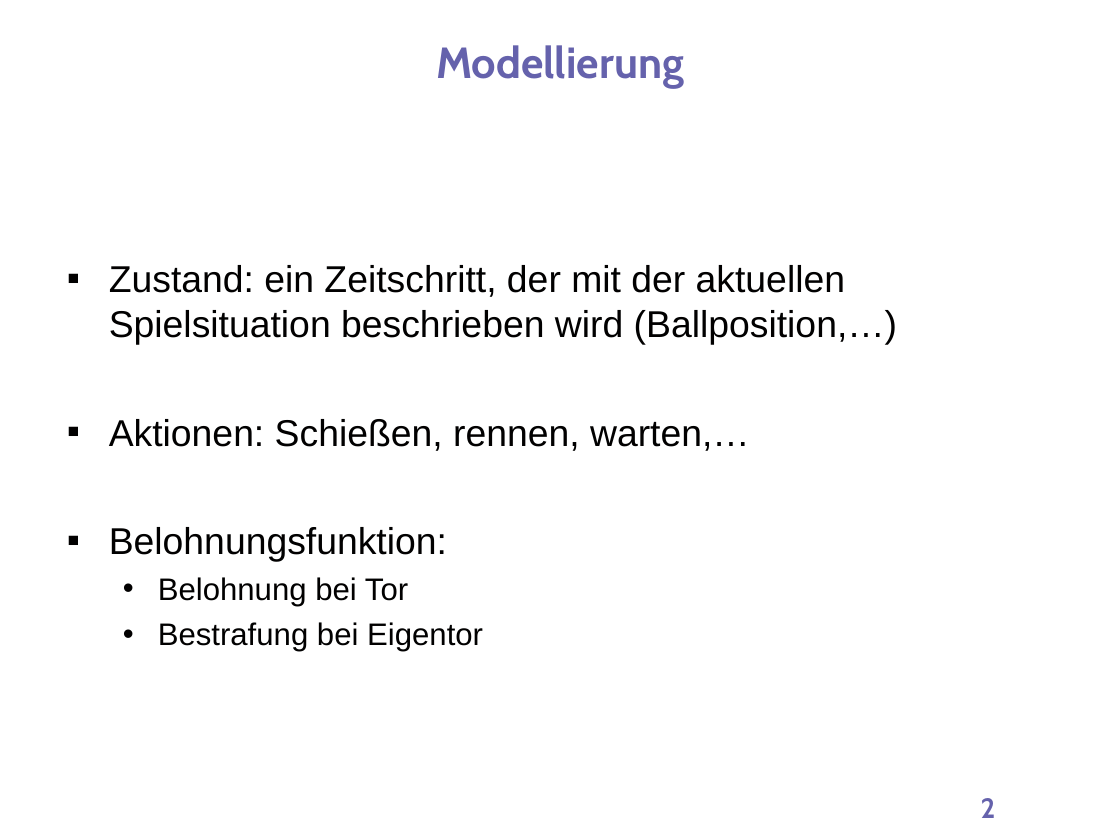
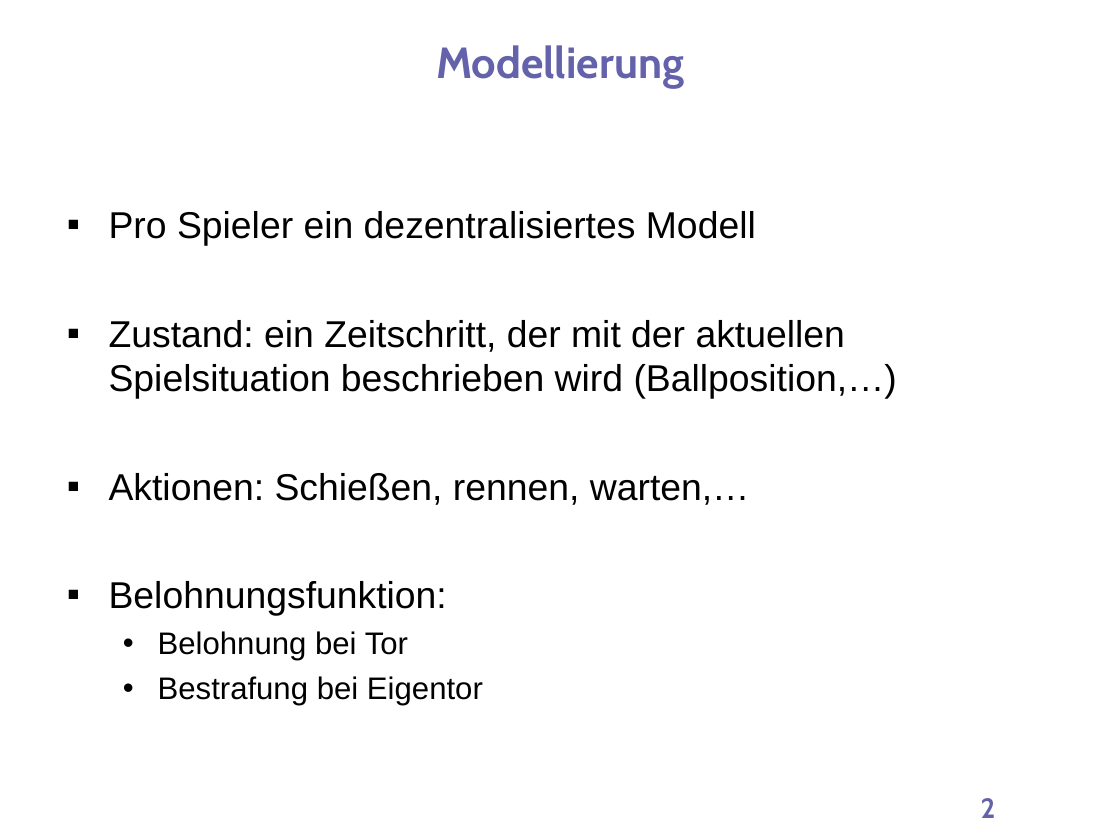
Before and after one commit to gerhardkurz/roboZen, a slide deck: slide 2 of presentation/1/praesentationMDP.ppt. Drawn at 1120x840 pixels with LibreOffice and Linux fonts; fonts in the diff are those of the drawing; background and template pictures are left out. Boxes give left, top, right and bottom in pixels: in the first picture for what was removed or moved away, otherwise in the second. Text is boxed around its words. In the diff, an @@ line names an element or a change of style, - is before the commit and + after.

Commit message:
small changes

```diff
--- a/presentation/1/praesentationMDP.ppt
+++ b/presentation/1/praesentationMDP.ppt
@@ text at (109, 211, 756, 246): paragraph added @@
+▪ Pro Spieler ein dezentralisiertes Modell
```
